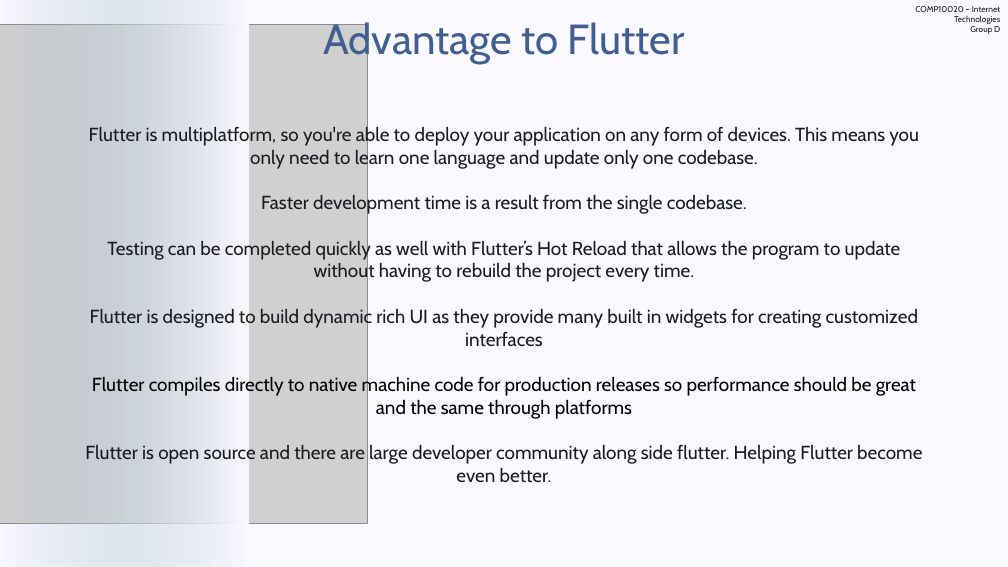
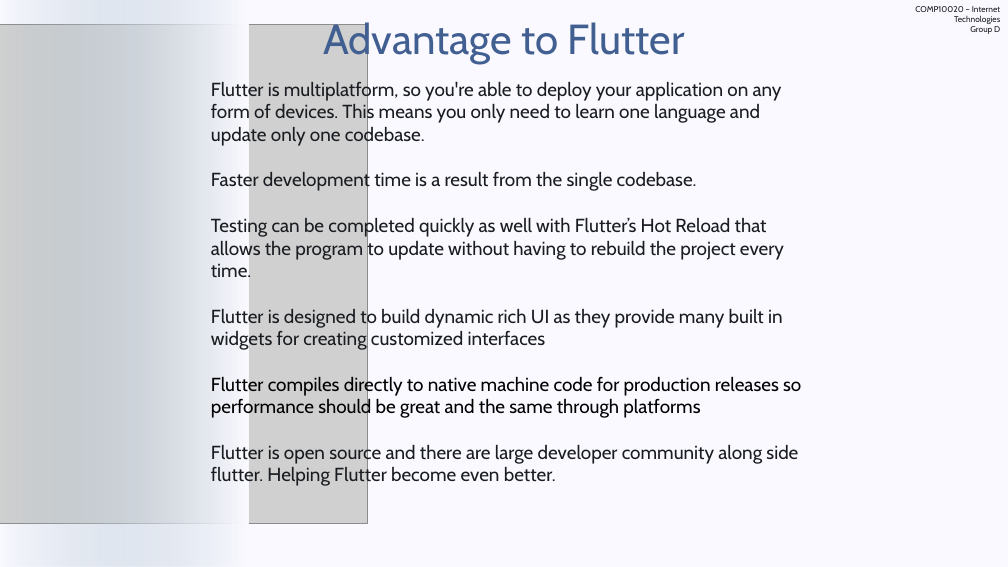
Before and after one commit to Uniq-Studio/learn, a slide deck: slide 11 of DOCUMENTATION/Group_D_Presentation_FIle.pptx. Drawn at 1008x567 pixels with LibreOffice and Linux fonts; fonts in the diff are those of the drawing; grey boxes stand for pictures. Boxes give left, top, right and bottom in pixels: in the first picture for what was removed or moved away, otherwise in the second. Text is boxed around its words. In the diff, an @@ line names an element or a change of style, - is before the commit and + after.

```diff
--- a/DOCUMENTATION/Group_D_Presentation_FIle.pptx
+++ b/DOCUMENTATION/Group_D_Presentation_FIle.pptx
@@ text "Flutter is multiplatform, so you're ...": place and size @@
-text "Flutter is multiplatform, so you're ..." at [85,126,922,483]
+text "Flutter is multiplatform, so you're ..." at [211,80,801,487]
@@ text "Flutter is multiplatform, so you're ..." at [211,80,801,487]: alignment centre to left @@
```
Also in this commit, not shown: 1 other file.
